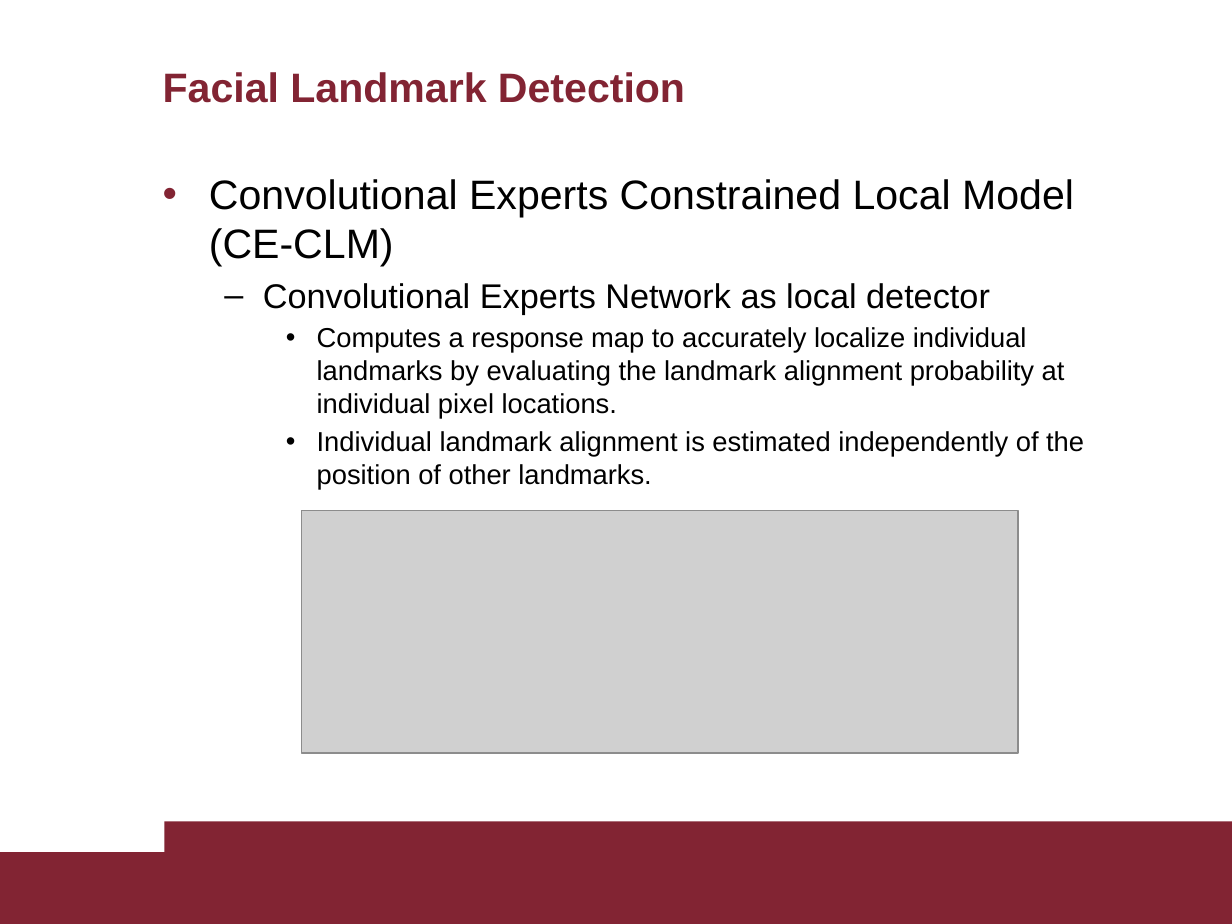
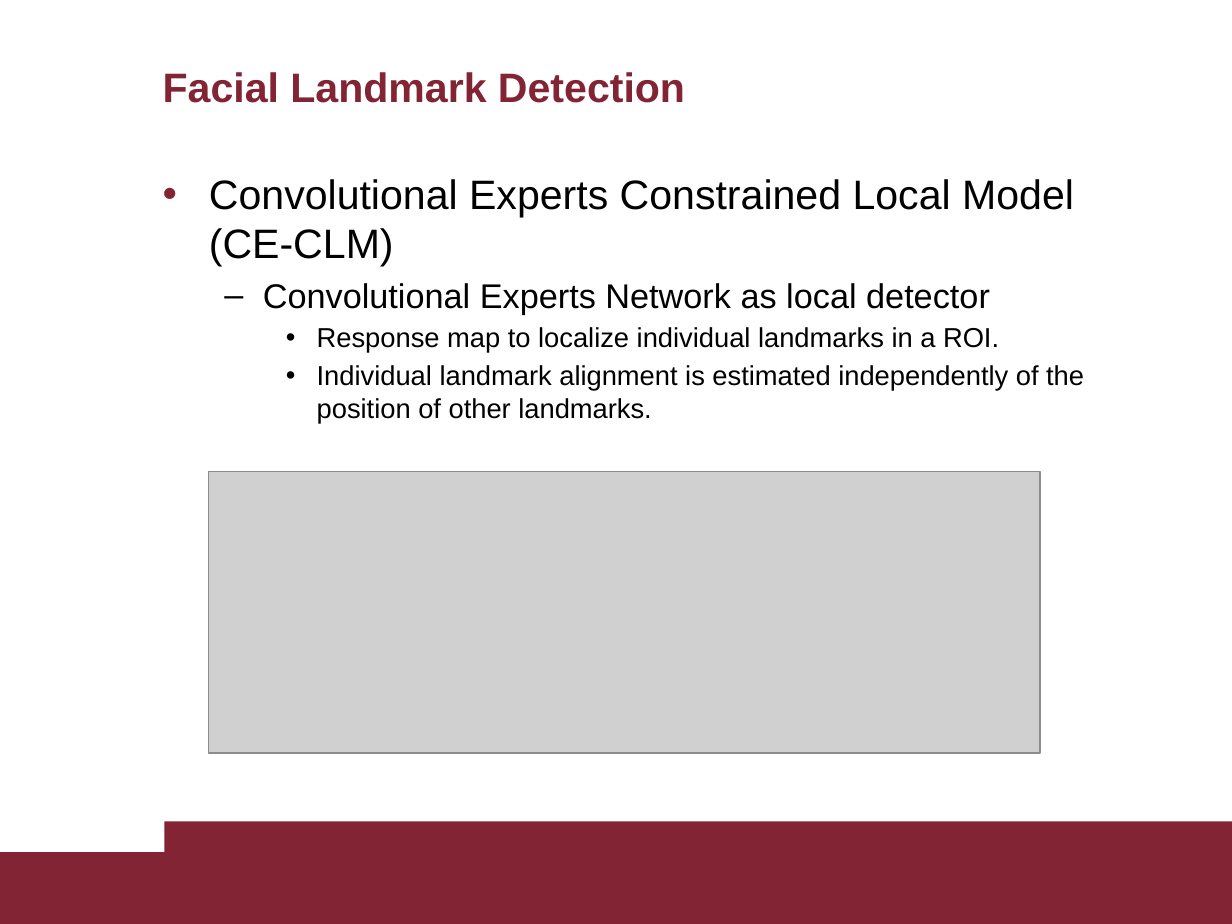
Before and after one commit to AscaL/thesis, a slide deck: slide 9 of Tesi Emanuele Orfanelli 1383726.pptx (slide 10 before the commit). Drawn at 1232x924 pixels with LibreOffice and Linux fonts; fonts in the diff are those of the drawing; grey boxes stand for pictures. Boxes give left, top, right and bottom in pixels: in the first picture for what was removed or moved away, otherwise in the second. Text is boxed around its words. In the diff, an @@ line names an element or a change of style, - is before the commit and + after.

```diff
--- a/Tesi Emanuele Orfanelli 1383726.pptx
+++ b/Tesi Emanuele Orfanelli 1383726.pptx
@@ text at <box>317,327,999,353</box>: text changed @@
-    • Computes a response map to accurately localize individual landmarks by evaluating the landmark alignment probability at individual pixel locations.
+    • Response map to localize individual landmarks in a ROI.
@@ picture: place and size @@
-picture at <box>301,510,1018,753</box>
+picture at <box>208,472,1040,753</box>
```
Also in this commit, not shown: 23 other slides changed, 2 slides removed.
